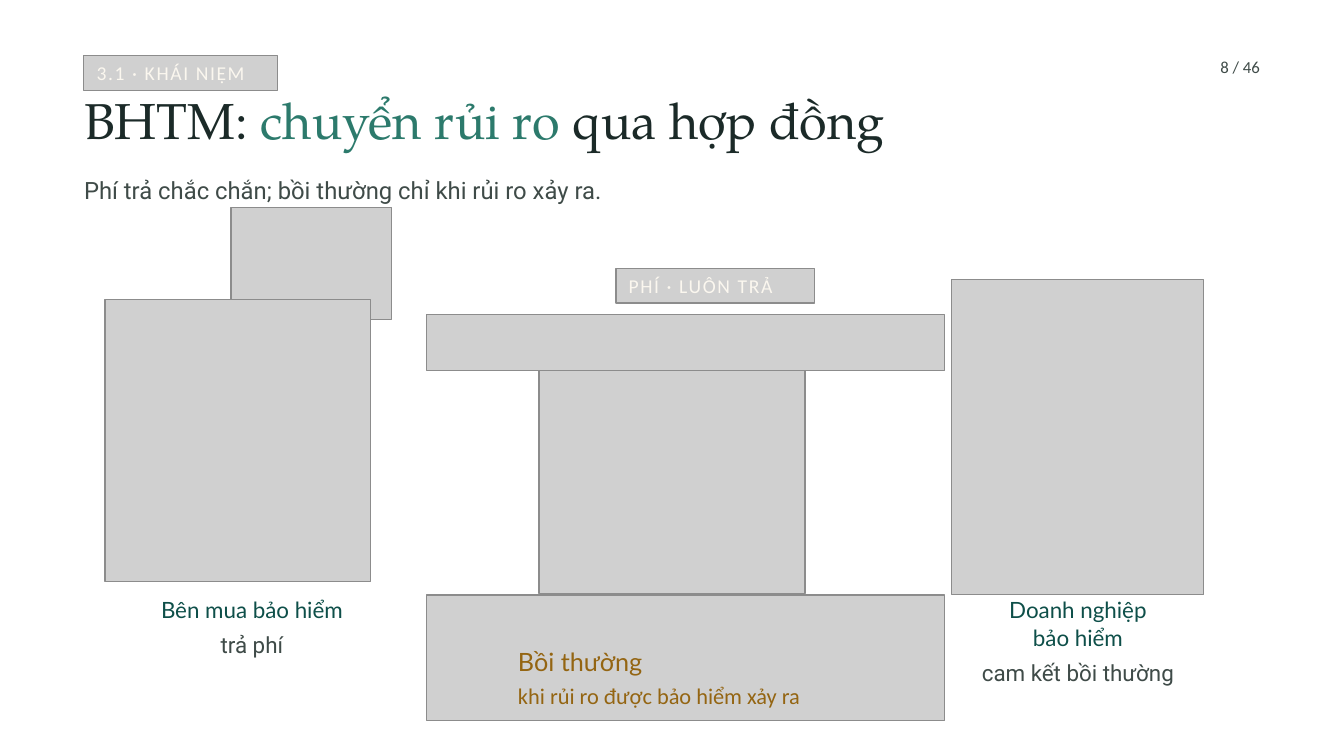
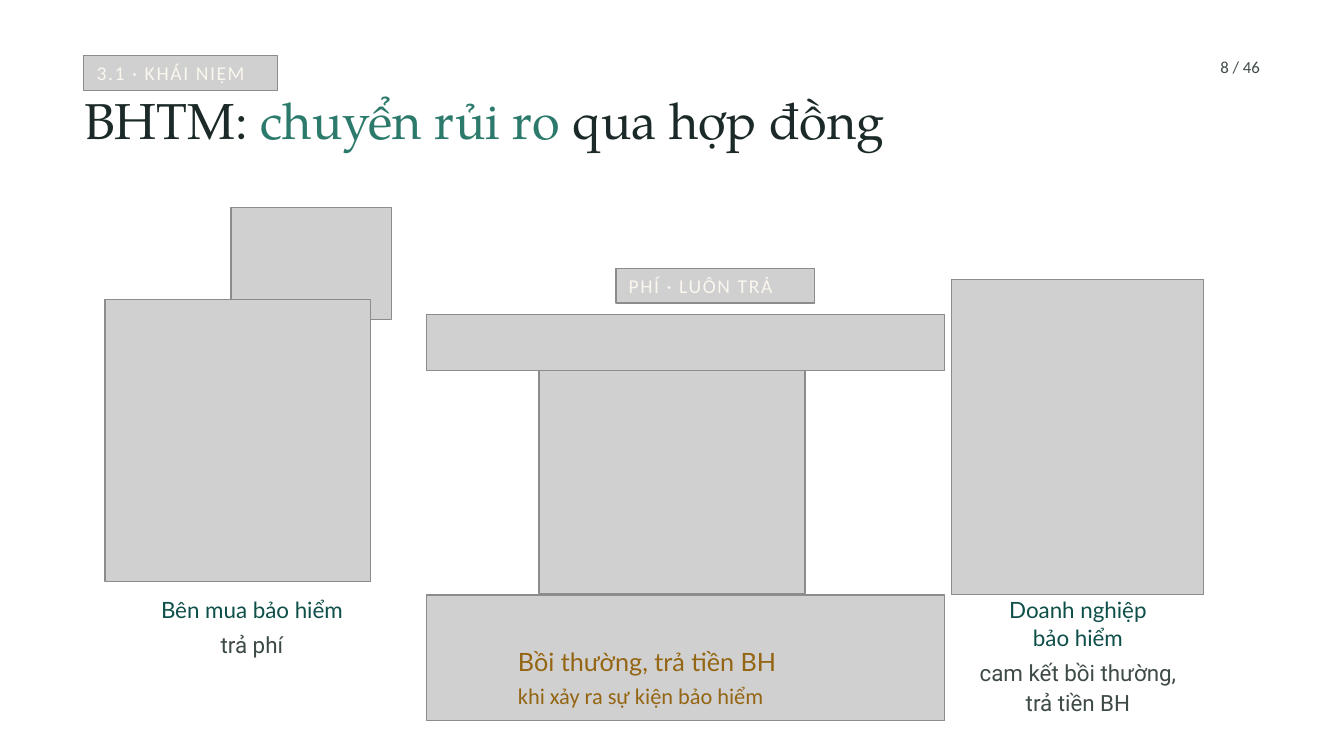
Before and after one commit to tranquanghaofake-dotcom/Law, a slide deck: slide 8 of docs/bai/ch3-bao-hiem-thuong-mai/bao-hiem-thuong-mai.pptx. Drawn at 1344x756 pixels with LibreOffice and Linux fonts; fonts in the diff are those of the drawing; grey boxes stand for pictures; background and template pictures are left out. Boxes give left, top, right and bottom in pixels: in the first picture for what was removed or moved away, otherwise in the second. Text is boxed around its words. In the diff, an @@ line names an element or a change of style, - is before the commit and + after.

```diff
--- a/docs/bai/ch3-bao-hiem-thuong-mai/bao-hiem-thuong-mai.pptx
+++ b/docs/bai/ch3-bao-hiem-thuong-mai/bao-hiem-thuong-mai.pptx
@@ text removed at (84, 179, 602, 204) @@
-Phí trả chắc chắn; bồi thường chỉ khi rủi ro xảy ra.
@@ text at (518, 651, 777, 676): text changed @@
-Bồi thường
+Bồi thường, trả tiền BH
@@ text at (518, 686, 763, 708): text changed @@
-khi rủi ro được bảo hiểm xảy ra
+khi xảy ra sự kiện bảo hiểm
@@ text at (980, 662, 1176, 711): text changed @@
-cam kết bồi thường
+cam kết bồi thường,
+trả tiền BH
```
Also in this commit, not shown: 19 other slides changed, 6 other files.
